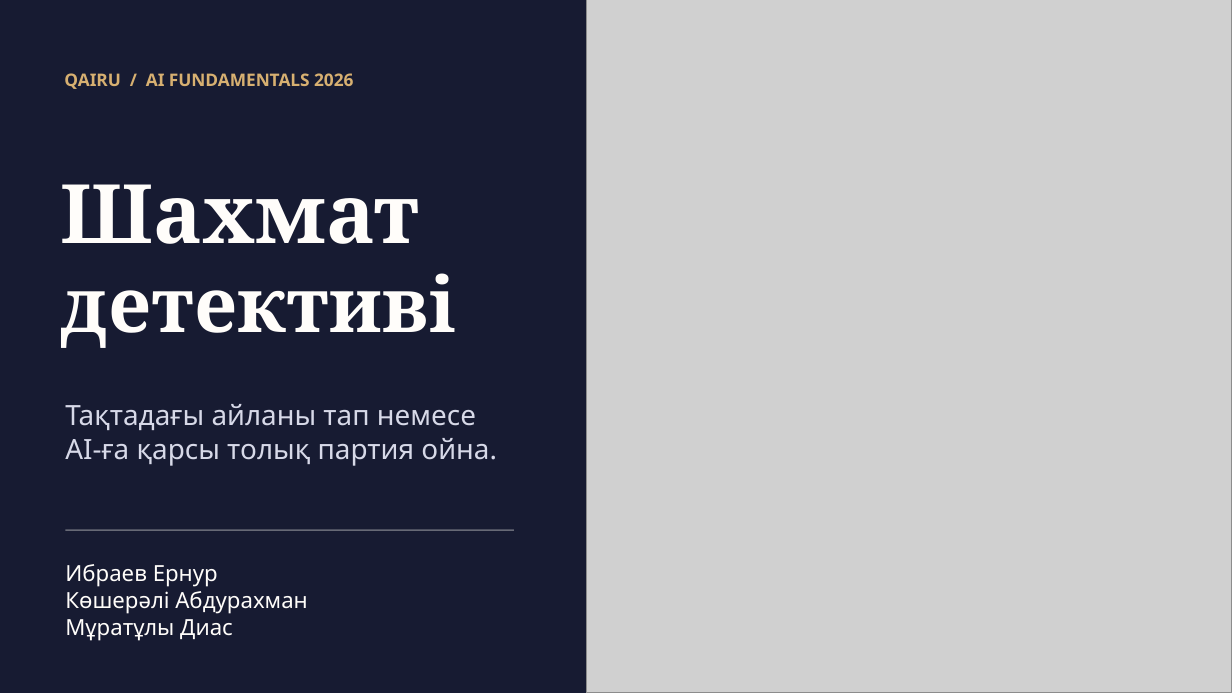
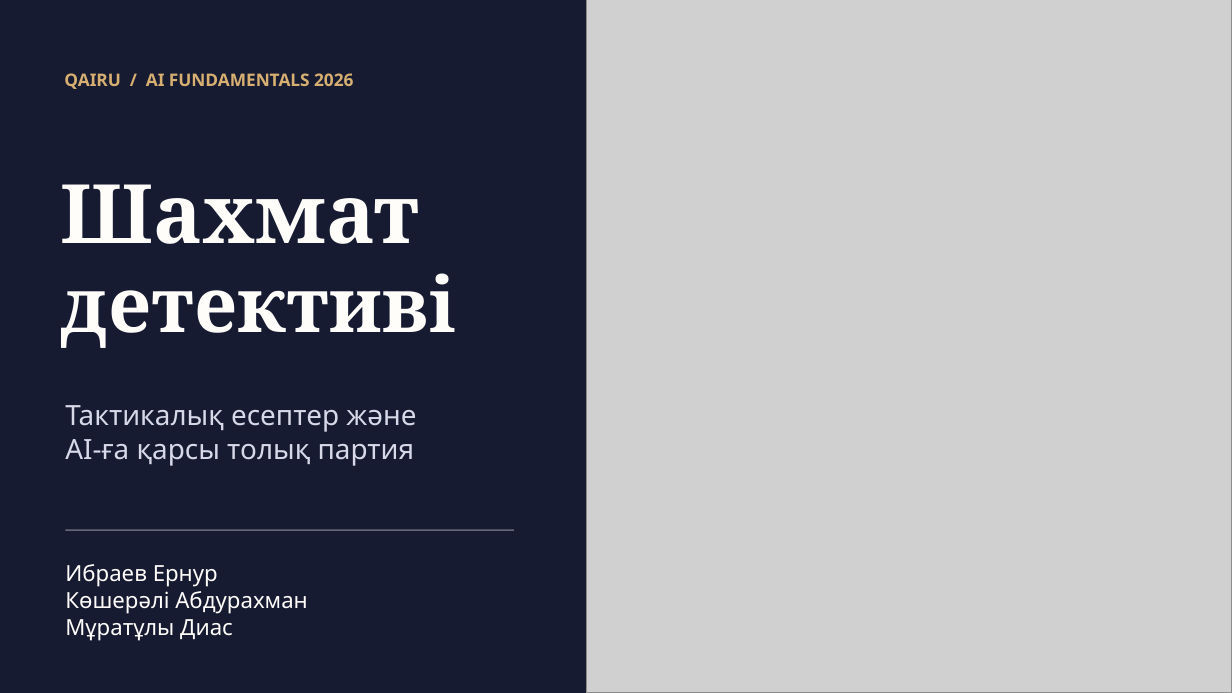
Before and after one commit to ibraevernur7-lab/chess-detective-final, a slide deck: slide 1 of presentation/Chess_Detective_KZ.pptx. Drawn at 1232x693 pixels with LibreOffice and Linux fonts; fonts in the diff are those of the drawing; grey boxes stand for pictures. Boxes give left, top, right and bottom in pixels: in the first picture for what was removed or moved away, otherwise in the second. Text is boxed around its words. In the diff, an @@ line names an element or a change of style, - is before the commit and + after.

```diff
--- a/presentation/Chess_Detective_KZ.pptx
+++ b/presentation/Chess_Detective_KZ.pptx
@@ text at [65, 405, 416, 466]: text changed @@
-Тақтадағы айланы тап немесе
-AI-ға қарсы толық партия ойна.
+Тактикалық есептер және
+AI-ға қарсы толық партия
```
Also in this commit, not shown: 4 other slides changed, 1 other file.
